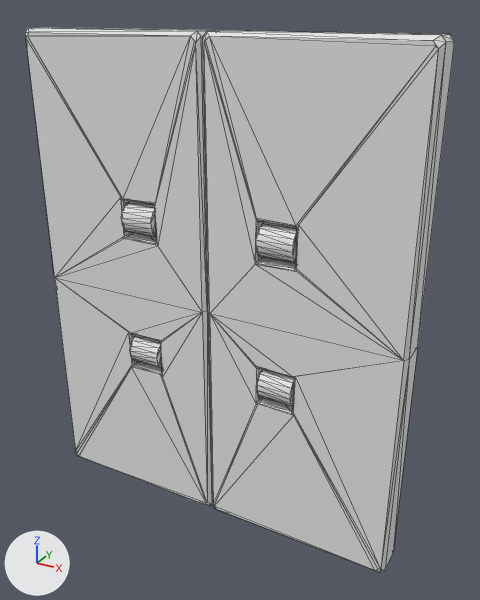
The FBX model ProjetFirstPerson/Assets/Art/3D/Fbx/Puzzle_02/SM_Porte_02.fbx as it was, and as the next commit left it.
Rendered twice from a camera (50 mm lens) standing at (6.29, -4.28, 4.12) and looking at (3.95, -0.03, 2.0). Arrows for +X, +Y and +Z are at lower left; the lights stay in place. Mesh edges are drawn as thin lines. Where no turn or scale is listed for an object, it has been applied to the vertices.

Names of what the first picture shows: 'Cylindre_01_l', 'Cylindre_02_l', 'Cylindre_03_l', 'Cylindre_04_l', 'Porte_03_l', 'Porte_04_l'.
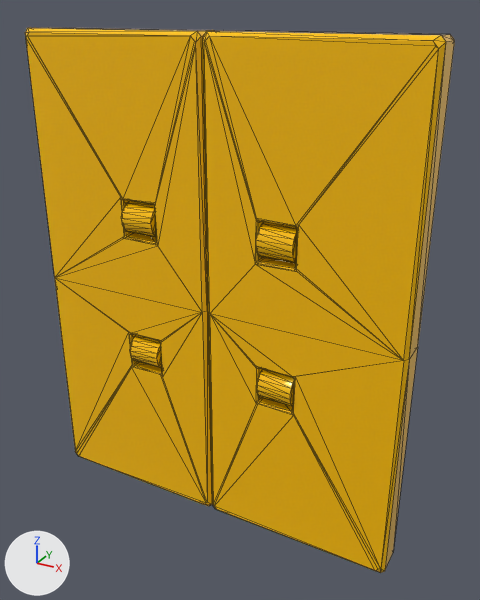
The newer file is also turned or shifted as a whole; pictures and numbers use the older file's frame.

Location of each change, [x1, y1, x2, y2] in pixels of the pictures (480 x 600 px):
'Porte_03_l', recoloured (grey to yellow)
    both: [203, 30, 455, 573]
'Porte_04_l', recoloured (grey to yellow)
    both: [25, 27, 215, 506]
'Cylindre_01_l', recoloured (grey to yellow)
    both: [256, 222, 297, 263]
'Cylindre_03_l', recoloured (grey to yellow)
    both: [121, 201, 156, 237]
'Cylindre_02_l', recoloured (white to yellow)
    both: [256, 369, 293, 406]
'Cylindre_04_l', recoloured (grey to yellow)
    both: [130, 335, 162, 368]

What the commit changed:
Material 'Material #23' (mat_material__23) is new.
Its base color is (1.0, 0.541, 0.0) (yellow #ffc200).
Its roughness is 0.0.
me_mesh_001 has 36 vertices, 68 faces and spans x -0.142..0.142, y -0.131..0.131, z -0.131..0.131.
me_mesh_001 now uses material mat_material__23 (yellow #ffc200).
me_mesh_005 has 36 vertices, 68 faces and spans x -13.1..13.1, y -12.9..12.9, z -14.2..14.2.
me_mesh_005 now uses material mat_material__23 (yellow #ffc200).
me_mesh_002 has 36 vertices, 68 faces and spans x -0.142..0.142, y -0.131..0.131, z -0.131..0.131.
me_mesh_002 now uses material mat_material__23 (yellow #ffc200).
me_mesh_003 has 102 vertices, 200 faces and spans x -0.8..0.8, y -0.13..0.13, z -2.0..2.0.
me_mesh_003 now uses material mat_material__23 (yellow #ffc200).
me_mesh has 102 vertices, 200 faces and spans x -80.0..80.0, y -200.0..200.0, z -13.0..13.0.
me_mesh now uses material mat_material__23 (yellow #ffc200).
me_mesh_004 has 36 vertices, 68 faces and spans x -13.1..13.1, y -12.9..12.9, z -14.2..14.2.
me_mesh_004 now uses material mat_material__23 (yellow #ffc200).
